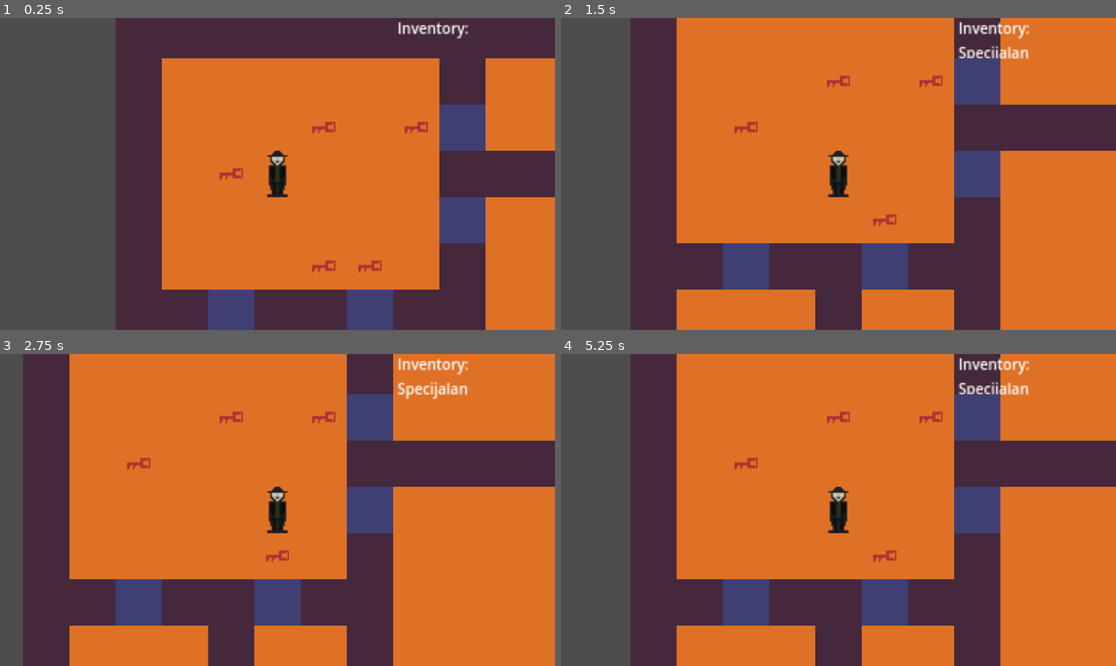
Above: before the commit, frames 1-4 (two rows, left to right).
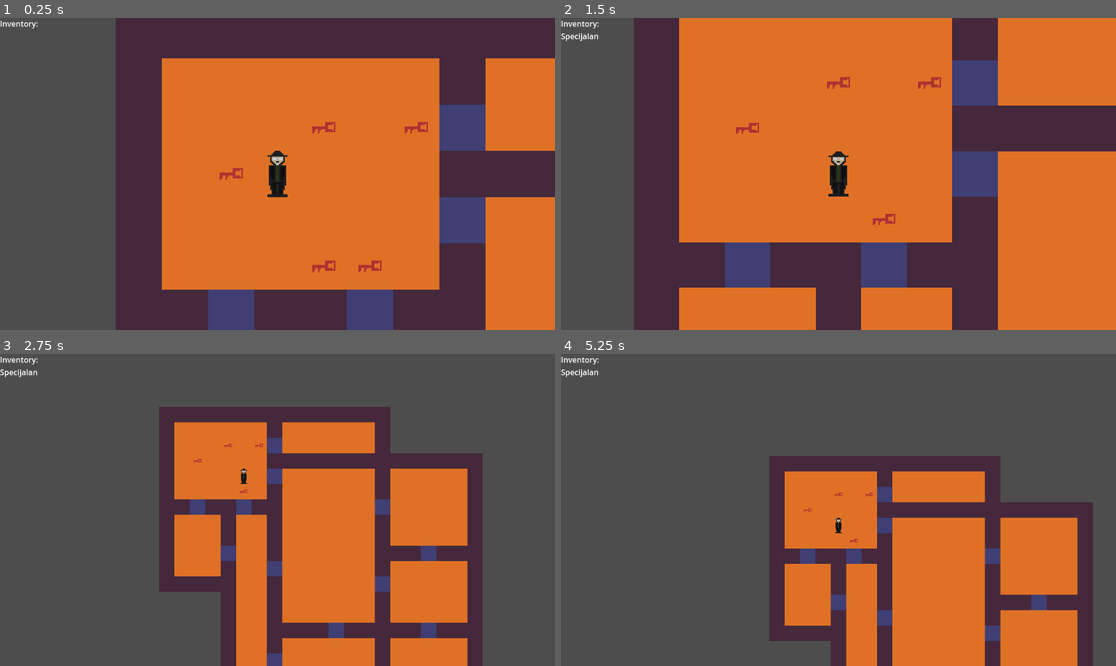
Above: after the commit, the same moments.

Repository: Akarnik0/TimeGame
Game: Godot game, scene res://Scenes/level.tscn
Two runs of this game, one before a commit and one after it. Both use one fixed random seed, a clock stepped at 60 frames per second and the inputs below.
Inputs:
- Up to frame 1 (0.25 s): no input
- Up to frame 2 (1.5 s): tap Enter at 0.5 s; hold D (right) 0.53-1.28 s; hold E (interact) 0.53-1.28 s; tap Space (show_map) at 1.25 s; hold S (down) from 1.28 s (still down); tap E (interact) at 1.35 s
- Up to frame 3 (2.75 s): release S (down) at 2.03 s; hold D (right) from 2.03 s (still down); hold E (interact) from 2.03 s (still down)
- Up to frame 4 (5.25 s): release D (right) at 2.78 s; release E (interact) at 2.78 s; hold W (up) 2.78-3.53 s; tap E (interact) at 2.85, 4.35 s; tap Enter at 3.5 s; hold E (interact) 3.53-4.28 s; hold A (left) 3.53-5.03 s; tap Space (show_map) at 4.15, 4.25 s; hold S (down) from 5.03 s (still down); hold E (interact) from 5.03 s (still down)

The runs differ from the first frame. In frame 1, 0.5% of the frame differs, in the area x 0-85%, y 0-82%; in frame 2, 3.8%; in frame 3, 72%, in the area x 0-100%, y 0-100%; in frame 4, 70%.

Commit message:
Popravljen GUI, dodata funkcionalnost gledanja cijele mape

Diff:
--- a/Scenes/level.tscn
+++ b/Scenes/level.tscn
@@ -8,6 +8,7 @@
 [ext_resource type="Texture2D" uid="uid://bhk4u1r1srhrj" path="res://Assets/TileAssets/Plava.png" id="4_oqgf2"]
 [ext_resource type="Texture2D" uid="uid://b04kyohlxbp22" path="res://Assets/CharacterAssets/WalterWeiss.png" id="4_wqkje"]
 [ext_resource type="Texture2D" uid="uid://bw3l4prk2lsre" path="res://Assets/TileAssets/Zlatna.png" id="5_qxfql"]
+[ext_resource type="Script" uid="uid://c320y13w205iv" path="res://Scripts/CameraScripts/Camera_script.gd" id="8_crh0w"]
 [ext_resource type="Script" uid="uid://cjr0m7lhpqaaw" path="res://Scripts/GuiScripts/Gui.gd" id="9_ha31o"]
 [ext_resource type="PackedScene" uid="uid://ckjv184cin1d1" path="res://Scenes/Key.tscn" id="9_qxfql"]
 [ext_resource type="Texture2D" uid="uid://bmxo4e3orejf7" path="res://Assets/Item/RedKey.png" id="10_ha31o"]
@@ -61,9 +62,23 @@
 [node name="Level" type="Node2D"]
 script = ExtResource("1_754fn")
 
+[node name="Gui" type="CanvasLayer" parent="."]
+script = ExtResource("9_ha31o")
+
+[node name="InventoryItems" type="Label" parent="Gui"]
+anchors_preset = 10
+anchor_right = 1.0
+offset_bottom = 23.0
+grow_horizontal = 2
+
 [node name="Grid" type="TileMapLayer" parent="."]
 tile_map_data = PackedByteArray("AAD///7/BAAAAAAAAAAAAP7/BAAAAAAAAAD+//7/BAAAAAAAAAD9//7/BAAAAAAAAAD8//7/BAAAAAAAAAD8// …(5296 unchanged characters)…
 tile_set = SubResource("TileSet_0f350")
+
+[node name="gameplay_camera" type="Camera2D" parent="."]
+position = Vector2(-24, 39)
+zoom = Vector2(3, 3)
+script = ExtResource("8_crh0w")
 
 [node name="Character" type="CharacterBody2D" parent="."]
 position = Vector2(-24, 39)
@@ -74,24 +89,6 @@
 
 [node name="CollisionShape2D" type="CollisionShape2D" parent="Character"]
 shape = SubResource("RectangleShape2D_754fn")
-
-[node name="gameplay_camera" type="Camera2D" parent="Character"]
-zoom = Vector2(3, 3)
-
-[node name="GuiControl" type="Control" parent="Character/gameplay_camera"]
-layout_mode = 3
-anchors_preset = 0
-offset_left = 83.0
-offset_top = -108.0
-offset_right = 192.0
-offset_bottom = -68.0
-script = ExtResource("9_ha31o")
-
-[node name="InventoryItems" type="Label" parent="Character/gameplay_camera/GuiControl"]
-layout_mode = 0
-offset_right = 40.0
-offset_bottom = 23.0
-theme_override_font_sizes/font_size = 10
 
 [node name="RayCast2D" type="RayCast2D" parent="Character"]
 
--- /dev/null
+++ b/Scripts/CameraScripts/Camera_script.gd
@@ -0,0 +1,39 @@
+extends Camera2D
+
+#za pristup CharacterMovement skripti karaktera
+var player
+#za provjerivanje stanja kamere
+var Is_on_character: bool
+
+func Get_level_center():
+	var rect: Rect2i = $"../Grid".get_used_rect()
+	var center_tile: Vector2i = rect.position + rect.size / 2
+	var center_local: Vector2 = $"../Grid".map_to_local(center_tile)
+	return center_local
+#pomjeri kameru u centar mape
+func Move_camera_to_center(center: Vector2):
+	var tween = get_tree().create_tween()
+	tween.tween_property($".", "zoom", Vector2(1, 1), 1.0).set_trans(Tween.TRANS_QUART).set_ease(Tween.EASE_IN_OUT)
+	tween.tween_property($".", "global_position", Vector2(center), 1.0).set_trans(Tween.TRANS_QUART).set_ease(Tween.EASE_IN_OUT)
+	tween.chain().tween_callback(Callable(self, "_on_move_to_center"))
+func _on_move_to_center():
+	Is_on_character = false
+#pomjeri kameru na karaktera
+func Move_camera_to_character(character: Vector2):
+	var tween = get_tree().create_tween()
+	tween.tween_property($".", "global_position", Vector2(character), 1.0).set_trans(Tween.TRANS_QUART).set_ease(Tween.EASE_IN_OUT)
+	tween.tween_property($".", "zoom", Vector2(3, 3), 1.0).set_trans(Tween.TRANS_QUART).set_ease(Tween.EASE_IN_OUT)
+	tween.chain().tween_callback(Callable(self, "_on_move_to_character"))
+func _on_move_to_character():
+	Is_on_character = true
+func _ready():
+	player = get_node("/root/Level/Character")
+	Is_on_character = true
+func _process(_delta):
+	if Is_on_character == true:
+		position = player.position
+func _unhandled_input(event: InputEvent):
+	if event.is_action_pressed("show_map") && Is_on_character == true:
+		Move_camera_to_center(Get_level_center())
+	elif event.is_action_pressed("show_map") && Is_on_character == false:
+		Move_camera_to_character(player.position)
--- a/Scripts/CharacterScripts/CharacterMovement.gd
+++ b/Scripts/CharacterScripts/CharacterMovement.gd
@@ -67,8 +67,6 @@
 
 
 
-
-
 #vrata
 #Dobije podatke o lokaciji svih vrata unutar jsona
 func GetDoorData(FilePath: String):
--- a/Scripts/GuiScripts/Gui.gd
+++ b/Scripts/GuiScripts/Gui.gd
@@ -1,4 +1,10 @@
-extends Control
+extends CanvasLayer
+
+var player
+
+func _ready():
+	player = get_node("/root/Level/Character")
 
 func _process(_delta):
-	$InventoryItems.text = $"../..".GetInventoryItems()
+	if player:
+		$InventoryItems.text = player.GetInventoryItems()
--- a/project.godot
+++ b/project.godot
@@ -51,3 +51,7 @@
 "events": [Object(InputEventKey,"resource_local_to_scene":false,"resource_name":"","device":-1,"window_id":0,"alt_press …(191 unchanged characters)…
 ]
 }
+
+[rendering]
+
+textures/canvas_textures/default_texture_filter=0
Not shown: 1 places in Scenes/level.tscn that only renumber resources
Not shown, added: Scripts/CameraScripts/Camera_script.gd.uid
